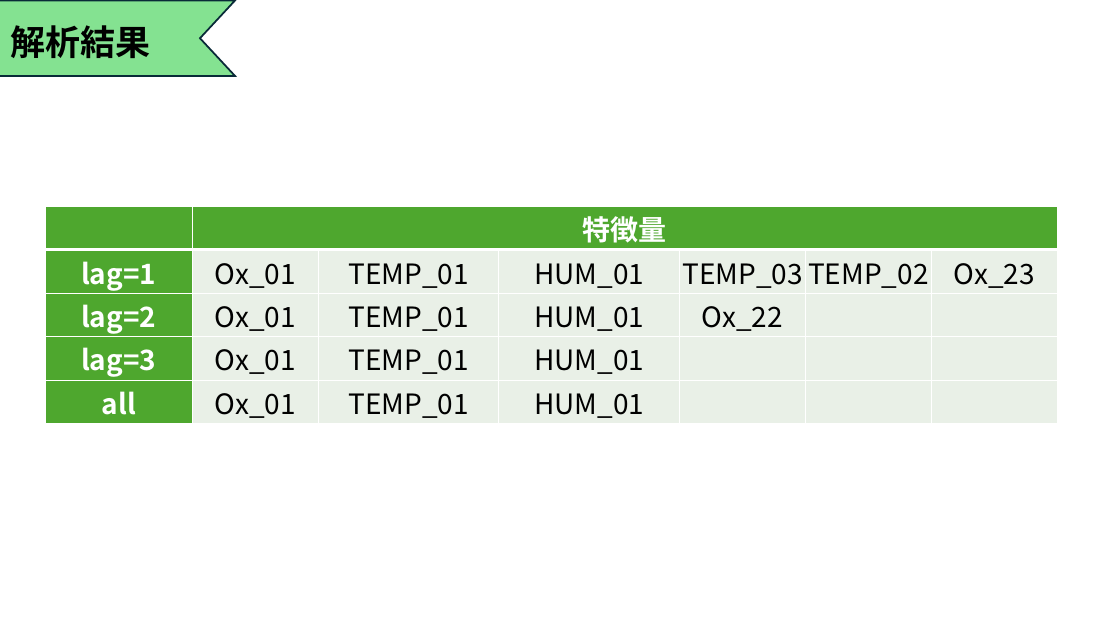
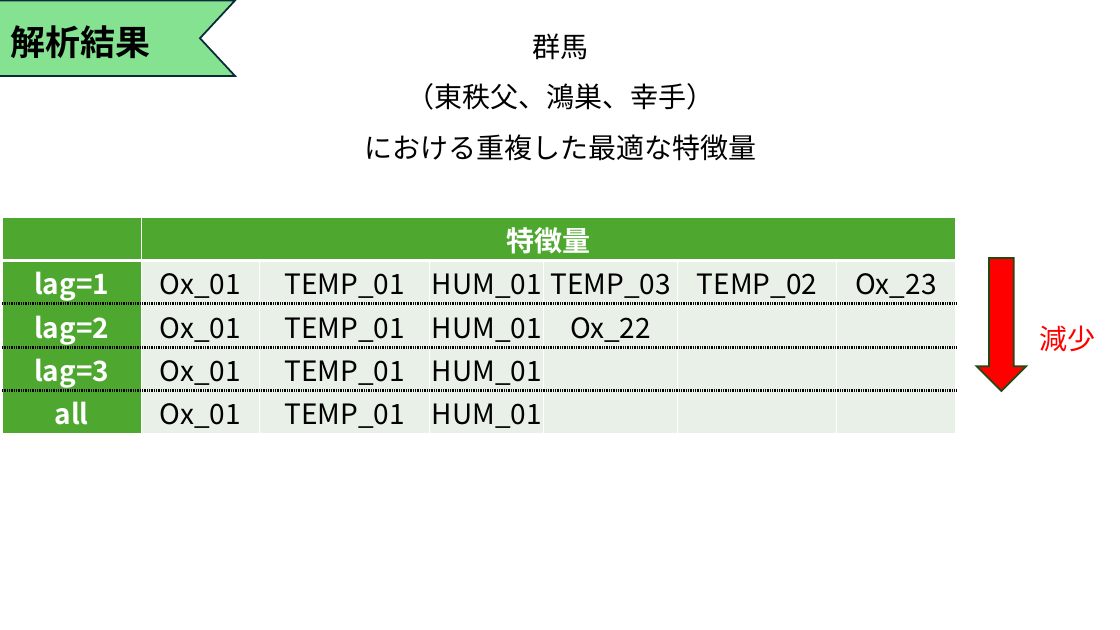
Before and after one commit to Tatsuki0623/lab, a slide deck: slide 10 of out_data/最終発表.pptx. Drawn at 1120x630 pixels with LibreOffice and Linux fonts; fonts in the diff are those of the drawing. Boxes give left, top, right and bottom in pixels: in the first picture for what was removed or moved away, otherwise in the second. Text is boxed around its words. In the diff, an @@ line names an element or a change of style, - is before the commit and + after.

```diff
--- a/out_data/最終発表.pptx
+++ b/out_data/最終発表.pptx
@@ text added at box(364, 33, 756, 161), 24 pt, text #000000 @@
+群馬
+（東秩父、鴻巣、幸手）
+における重複した最適な特徴量
@@ table at box(3, 217, 955, 434) @@
@@ borders changed @@
@@ table: place and size @@
-table at box(45, 207, 1058, 423)
+table at box(3, 217, 955, 434)
@@ down arrow added at box(976, 258, 1026, 391), fill #FF0000, outline #224914 1.5 pt @@
@@ text added at box(1040, 325, 1096, 352), 24 pt, text #FF0000 @@
+減少
```
Also in this commit, not shown: 6 other slides changed, 2 slides added.
